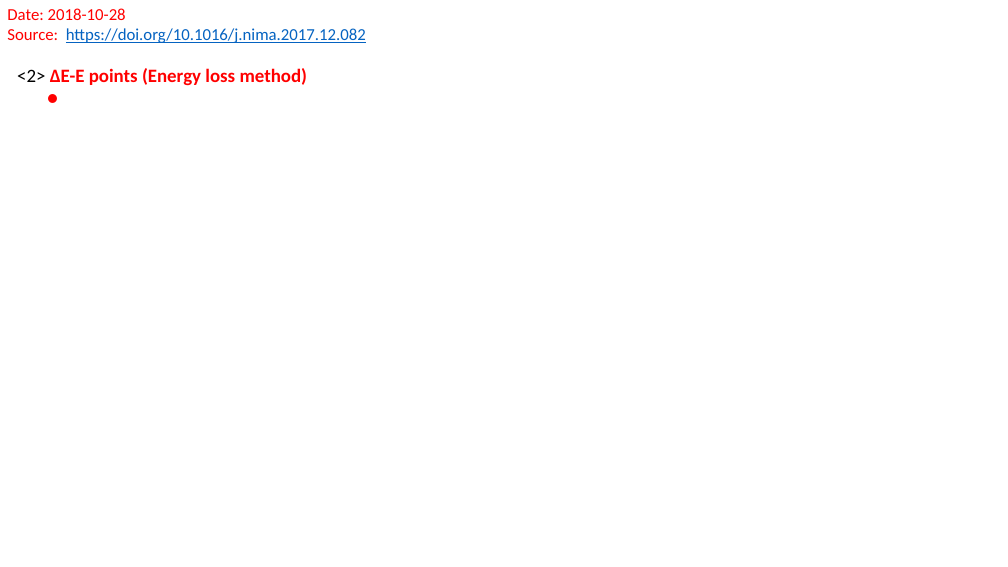
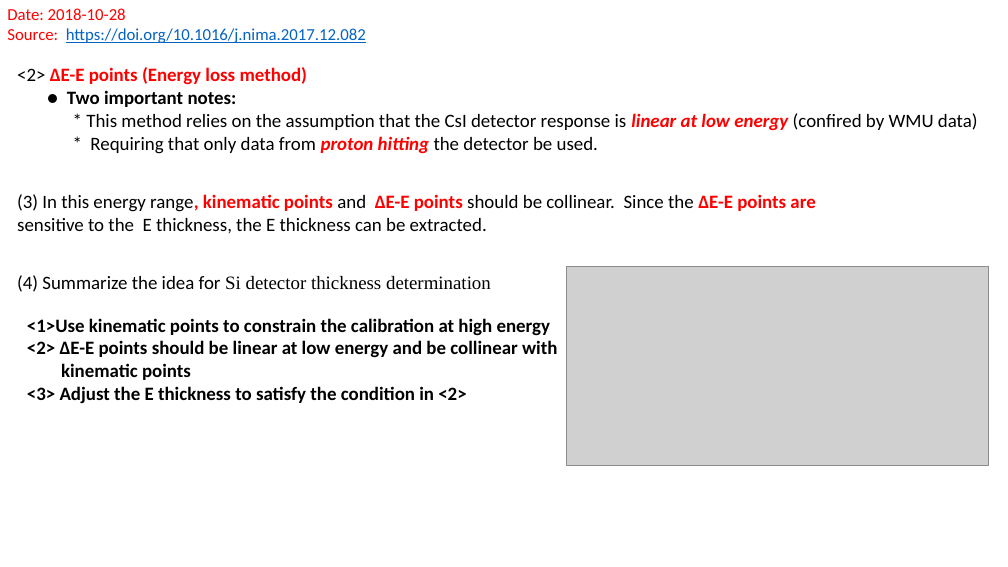
Before and after one commit to gfh16/StudyNotes, a slide deck: slide 14 of 03DE-E-Detector.pptx (slide 13 before the commit). Drawn at 1008x567 pixels with LibreOffice and Linux fonts; fonts in the diff are those of the drawing; grey boxes stand for pictures. Boxes give left, top, right and bottom in pixels: in the first picture for what was removed or moved away, otherwise in the second. Text is boxed around its words. In the diff, an @@ line names an element or a change of style, - is before the commit and + after.

Commit message:
finished 2018-Betty-Dead layer and Thickness.

```diff
--- a/03DE-E-Detector.pptx
+++ b/03DE-E-Detector.pptx
@@ text at <box>67,90,978,154</box>: text changed; text colour #FF0000 to #000000; bold off @@
-●
+● Two important notes:
+* This method relies on the assumption that the CsI detector response is linear at low energy (confired by WMU data)
+* Requiring that only data from proton hitting the detector be used.
@@ text added at <box>17,194,815,233</box>, 18 pt, text #000000 @@
+(3) In this energy range, kinematic points and ∆E-E points should be collinear. Since the ∆E-E points are sensitive to the E thickness, the E thickness can be extracted.
@@ picture added at <box>566,267,989,465</box> @@
@@ text added at <box>17,275,491,292</box>, 18 pt, text #000000 @@
+(4) Summarize the idea for Si detector thickness determination
@@ text added at <box>27,318,557,404</box>, 18 pt, text #000000, bold @@
+<1>Use kinematic points to constrain the calibration at high energy
+<2> ∆E-E points should be linear at low energy and be collinear with
+kinematic points
+<3> Adjust the E thickness to satisfy the condition in <2>
```
Also in this commit, not shown: 1 other slide changed, 2 slides added, 2 slides removed.
